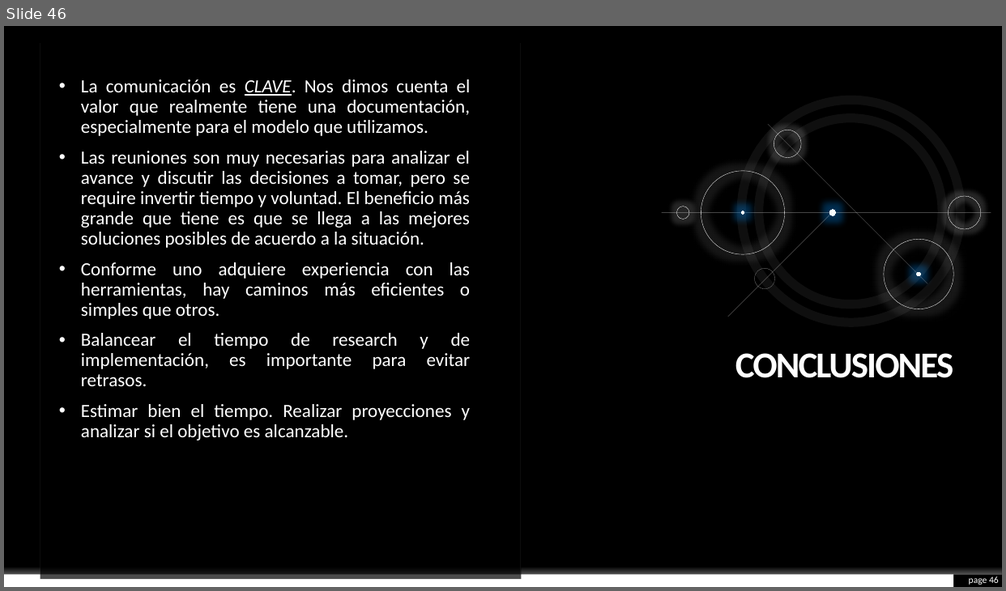
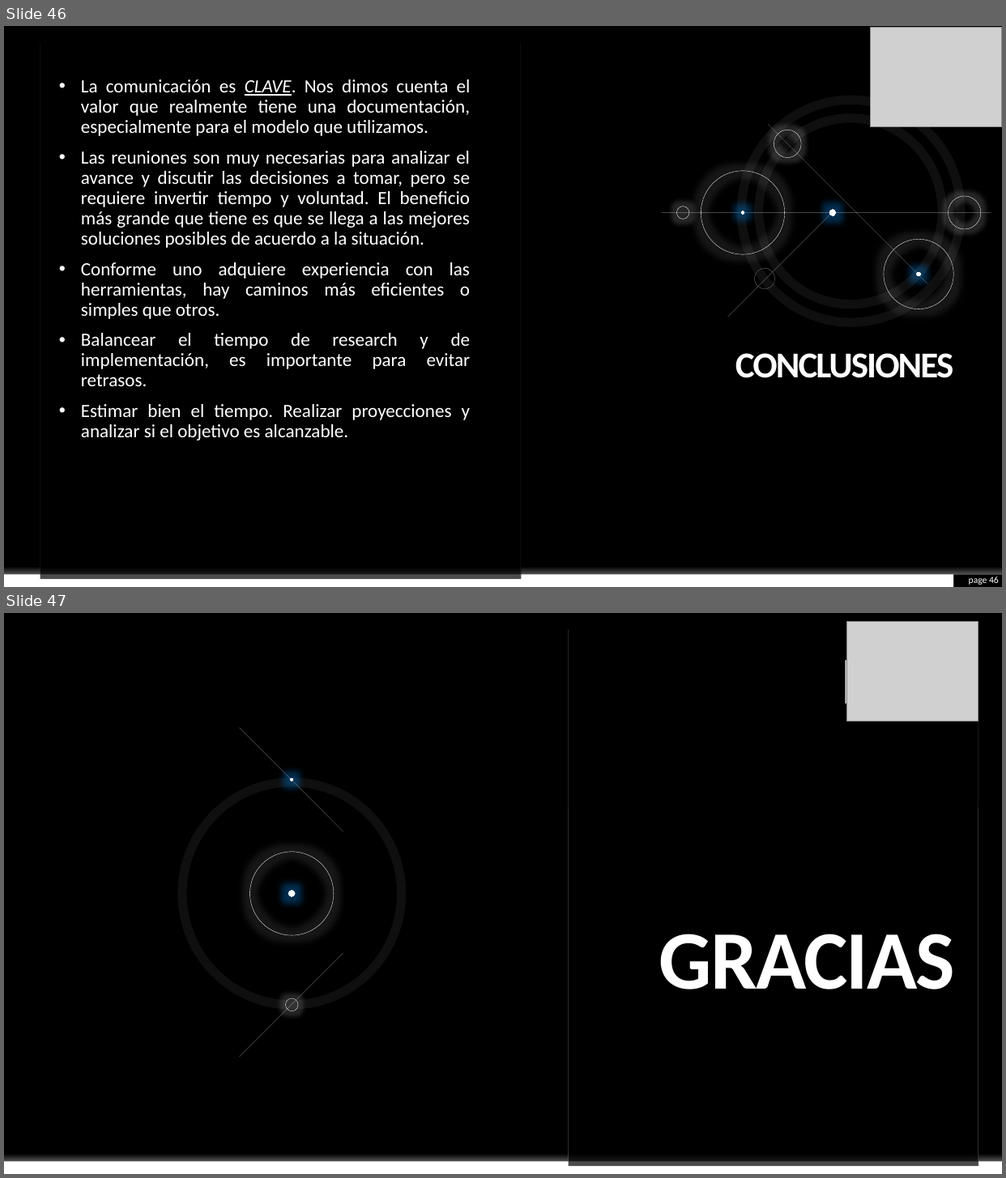
Before and after one commit to KevinHern/ingsoft, a slide deck: Docs/Presentacion_Final/final.pptx. Shown one above the other, each under a label of ours: slide 46 before the commit, slides 46 and 47 after it. The pictures are 1006x591 and 1006x1178 pixels, drawn with LibreOffice and Linux fonts; fonts in the diff are those of the drawing; grey boxes stand for pictures; background and template pictures are left out. Boxes give left, top, right and bottom in pixels: in the first picture for what was removed or moved away, otherwise in the second. Text is boxed around its words. In the diff, an @@ line names an element or a change of style, - is before the commit and + after.

```diff
--- a/Docs/Presentacion_Final/final.pptx
+++ b/Docs/Presentacion_Final/final.pptx
@@ slide 47 added at [4, 613, 1002, 1174], background #000000; not listed: 1 template element that a slide beside it also shows @@
@@ rectangle added at [569, 630, 978, 807], fill #000000 at 94% opacity @@
@@ line added from (569, 630) to (569, 1161), #F2F2F2 0.25 pt @@
@@ rectangle added at [569, 630, 978, 807], fill #000000 at 94% opacity @@
@@ line added from (569, 630) to (569, 1161), #F2F2F2 0.25 pt @@
@@ picture added at [847, 622, 978, 722] @@
@@ line added from (978, 630) to (978, 1161), #F2F2F2 0.25 pt @@
@@ line added from (978, 630) to (978, 1161), #F2F2F2 0.25 pt @@
@@ line added from (978, 630) to (978, 1161), #F2F2F2 0.25 pt @@
@@ line added from (978, 630) to (978, 1161), #F2F2F2 0.25 pt @@
@@ picture added at [845, 661, 955, 704] @@
@@ line added from (343, 832) to (239, 727), #E7E6E6 0.5 pt @@
@@ ellipse added at [182, 782, 402, 1005], outline #FFFFFF 8.75 pt @@
@@ ellipse added at [291, 778, 294, 781], fill gradient #FFFFFF to #F7FFFF to #C1E4FF @@
@@ rectangle added at [569, 807, 978, 1166], fill #000000 at 70% opacity @@
@@ ellipse added at [250, 852, 334, 935], outline #FFFFFF 0.25 pt @@
@@ ellipse added at [288, 891, 295, 897], fill gradient #FFFFFF to #F7FFFF to #C1E4FF @@
@@ title added at [659, 934, 955, 990], 80 pt, text #FFFFFF, bold @@
+GRACIAS
@@ line added from (239, 1057) to (343, 953), #E7E6E6 0.5 pt @@
@@ ellipse added at [286, 999, 298, 1012], outline #FFFFFF 0.25 pt @@
@@ rectangle added at [4, 1161, 1002, 1174], fill #FFFFFF @@
@@ slide 46 changed as well @@
@@ picture added at [871, 28, 1002, 127] @@
@@ text at [81, 151, 470, 248]: text changed @@
-• Las reuniones son muy necesarias para analizar el avance y discutir las decisiones a tomar, pero se require invertir tiempo y voluntad. El beneficio más grande que tiene es que se llega a las mejores soluciones posibles de acuerdo a la situación.
+• Las reuniones son muy necesarias para analizar el avance y discutir las decisiones a tomar, pero se requiere invertir tiempo y voluntad. El beneficio más grande que tiene es que se llega a las mejores soluciones posibles de acuerdo a la situación.
```
Also in this commit, not shown: 43 other slides changed, 1 slide removed.
